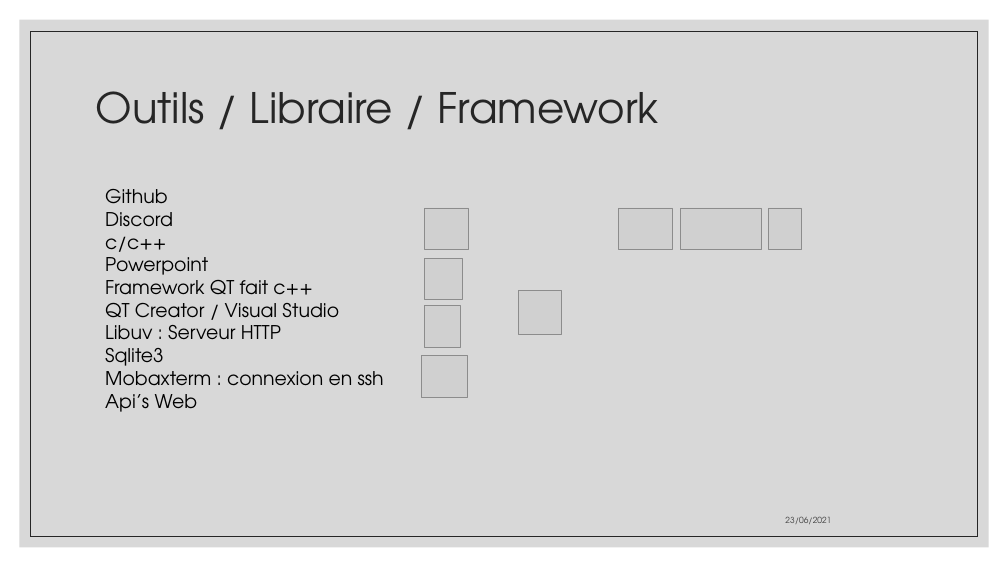
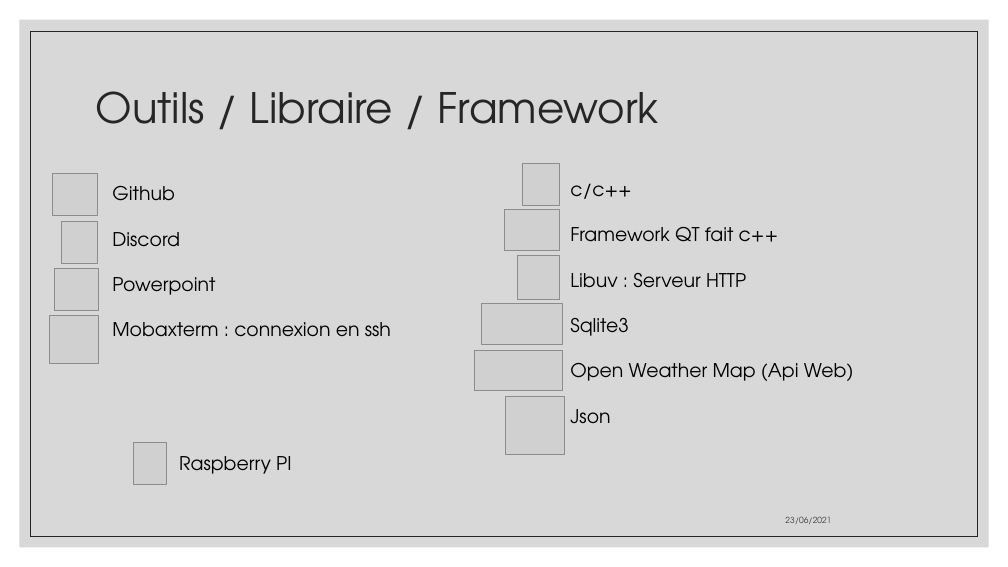
Before and after one commit to aiekick/ProjectStationMeteo, a slide deck: slide 18 of doc/StationMeteo_Soutenance_Stephane.pptx (slide 14 before the commit). Drawn at 1008x567 pixels with LibreOffice and Linux fonts; fonts in the diff are those of the drawing; grey boxes stand for pictures. Boxes give left, top, right and bottom in pixels: in the first picture for what was removed or moved away, otherwise in the second. Text is boxed around its words. In the diff, an @@ line names an element or a change of style, - is before the commit and + after.

```diff
--- a/doc/StationMeteo_Soutenance_Stephane.pptx
+++ b/doc/StationMeteo_Soutenance_Stephane.pptx
@@ picture: place and size @@
-picture at (422, 356, 467, 398)
+picture at (52, 174, 98, 216)
@@ text "Github": place and size @@
-text "Github" at (105, 189, 384, 412)
+text "Github" at (112, 186, 391, 337)
@@ picture: place and size @@
-picture at (424, 258, 462, 299)
+picture at (523, 163, 560, 205)
@@ picture: place and size @@
-picture at (619, 208, 673, 249)
+picture at (504, 209, 559, 250)
@@ text added at (570, 183, 854, 424), 18 pt, text #000000 @@
+c/c++
+Framework QT fait c++
+Libuv : Serveur HTTP
+Sqlite3
+Open Weather Map (Api Web)
+Json
@@ picture: place and size @@
-picture at (424, 306, 461, 348)
+picture at (61, 222, 98, 263)
@@ text at (105, 236, 166, 252): paragraph removed @@
-c/c++
@@ picture: place and size @@
-picture at (424, 208, 468, 250)
+picture at (54, 268, 98, 310)
@@ picture: place and size @@
-picture at (519, 290, 561, 334)
+picture at (517, 255, 560, 299)
@@ text at (105, 280, 339, 366): paragraphs removed @@
-Framework QT fait c++
-QT Creator / Visual Studio
-Libuv : Serveur HTTP
-Sqlite3
@@ picture added at (49, 316, 98, 363) @@
@@ picture: place and size @@
-picture at (681, 208, 762, 249)
+picture at (482, 303, 563, 344)
@@ picture added at (474, 351, 563, 390) @@
@@ text at (105, 394, 198, 412): paragraph removed @@
-Api’s Web
@@ picture added at (506, 396, 564, 455) @@
@@ picture: place and size @@
-picture at (769, 208, 802, 250)
+picture at (134, 442, 167, 484)
@@ text added at (179, 456, 291, 474), 18 pt, text #000000 @@
+Raspberry PI
```
Also in this commit, not shown: 2 other slides changed, 4 slides added, 2 slides removed.
